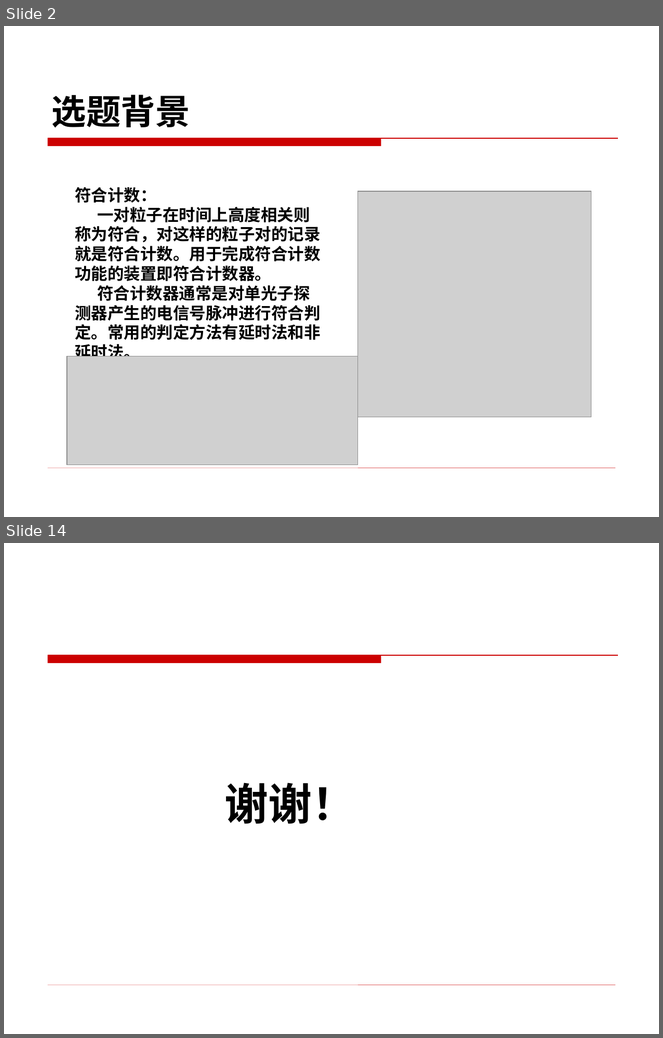
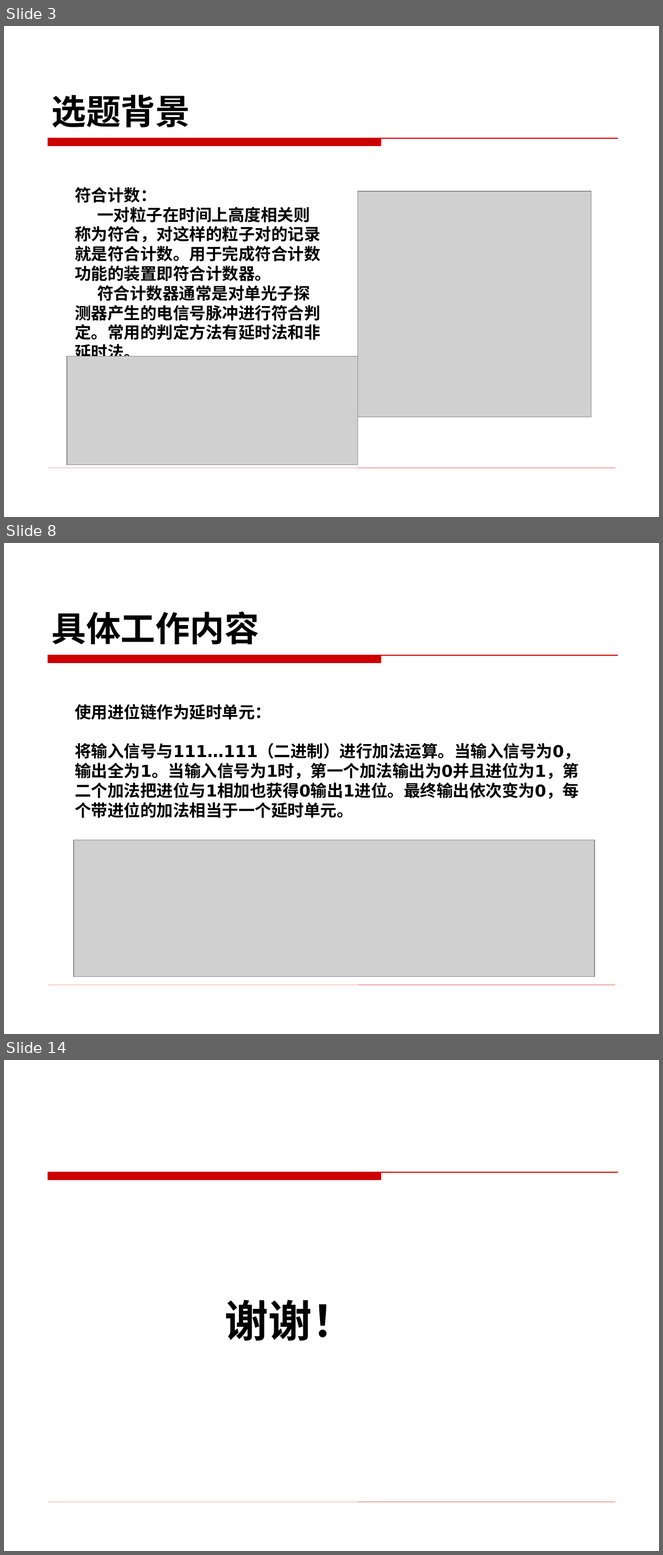
Before and after one commit to BevisGX/git, a slide deck: 开题PPT_宾光祥.ppt. Shown one above the other, each under a label of ours: slides 2 and 14 before the commit, slides 3, 8 and 14 after it; the slides between them are not shown. The pictures are 663x1038 and 663x1555 pixels, drawn with LibreOffice and Linux fonts; fonts in the diff are those of the drawing; grey boxes stand for pictures; background and template pictures are left out. Boxes give left, top, right and bottom in pixels: in the first picture for what was removed or moved away, otherwise in the second. Text is boxed around its words. In the diff, an @@ line names an element or a change of style, - is before the commit and + after.

```diff
--- a/开题PPT_宾光祥.ppt
+++ b/开题PPT_宾光祥.ppt
@@ slide 8 added at [4, 543, 659, 1034], background picture (left out); not listed: 2 template elements that a slide beside it also shows @@
@@ title added at [52, 611, 259, 644], 38 pt, text #000000, bold @@
+具体工作内容
@@ text added at [75, 704, 580, 818], 18 pt, text #000000, bold @@
+使用进位链作为延时单元：
+将输入信号与111…111（二进制）进行加法运算。当输入信号为0，输出全为1。当输入信号为1时，第一个加法输出为0并且进位为1，第二个加法把进位与1相加也获得0输出1进位。最终输出依次变为0，每个带进位的加法相当于一个延时单元。
@@ picture added at [74, 840, 594, 977] @@
@@ what was slide 2 is now slide 3 @@
```
Also in this commit, not shown: 5 slides changed, 6 other slides added, 7 slides removed, 1 other file.
